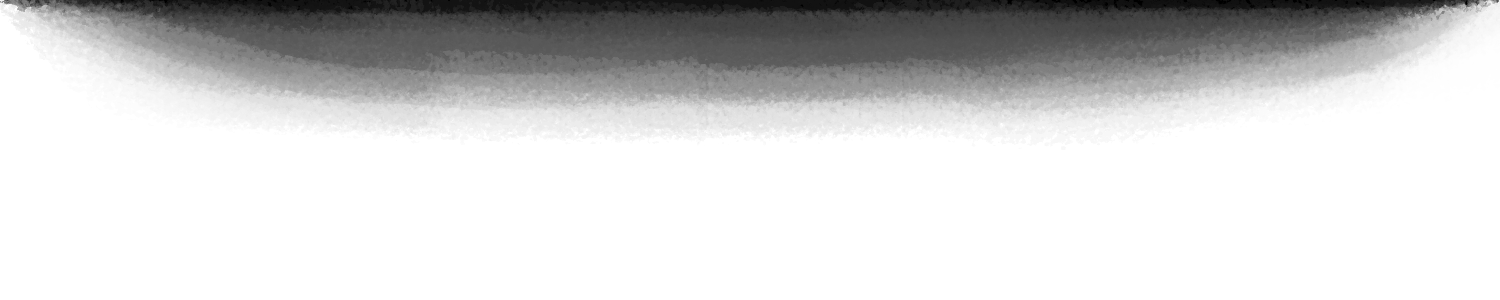
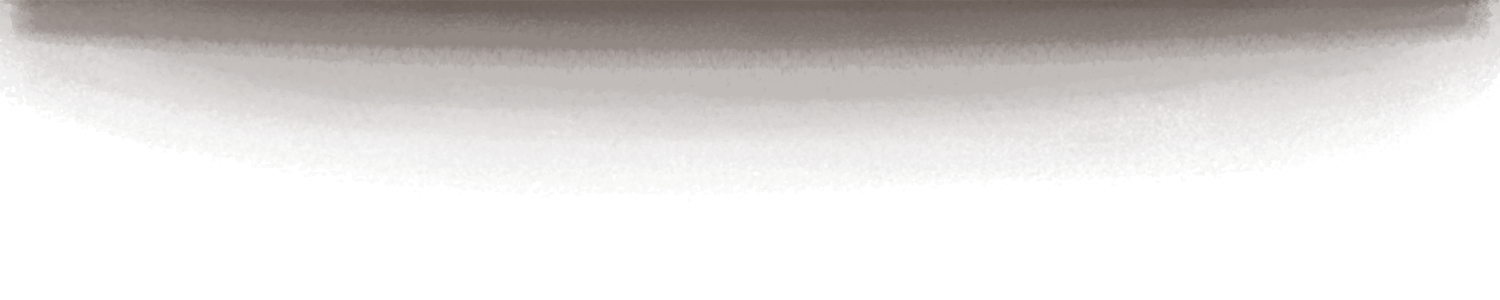
Layers edited between the first and the second 1500×300 image:
added layer "Color Fill 1 copy 6" (25%) above "Group 2" over [0, 0, 1500, 202]
added group "Group 2" with 6 layers above "Color Fill 1" over [0, 0, 1500, 202]
added group "Group 1" with 2 layers in group "Group 2" over [0, 0, 1500, 85]
added layer "Color Fill 2 copy 4" (27%) in group "Group 1" over [161, 0, 1314, 49]
added layer "Color Fill 2 copy 3" (27%) in group "Group 1" over [0, 0, 1500, 85]
"Color Fill 2": opacity 100% → 23%, moved it into group "Group 2" over [0, 0, 1499, 56]
"Color Fill 2 copy 2": opacity 56% → 22%, moved it into group "Group 2", painted on it over [0, 0, 1500, 202]
"Color Fill 2 copy": opacity 30% → 12%, moved it into group "Group 2" over [0, 0, 1500, 150]
